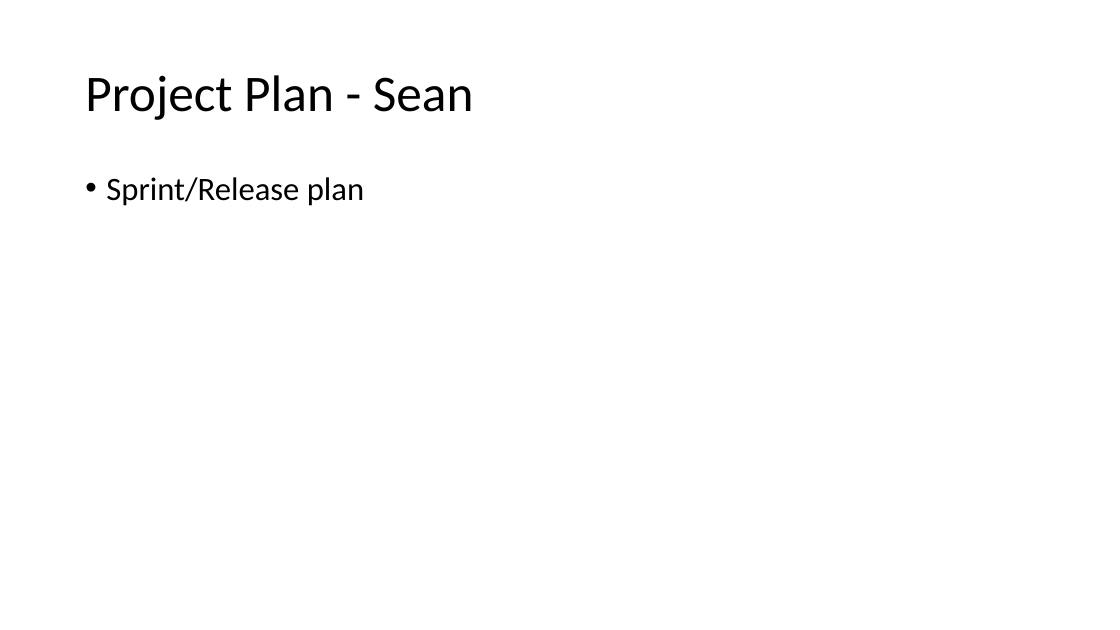
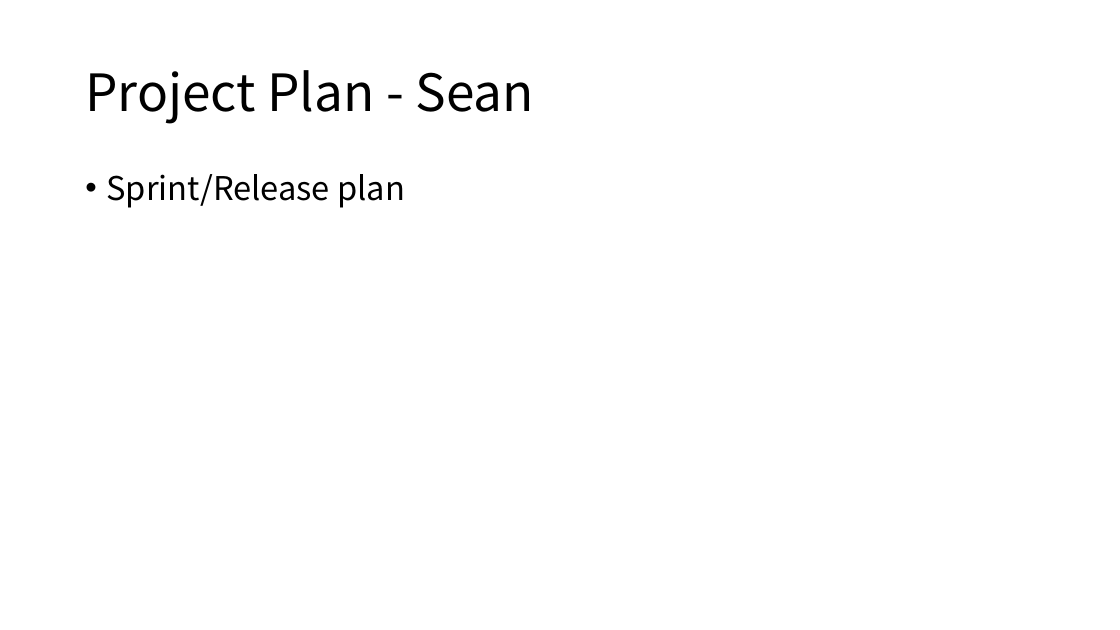
Before and after one commit to BrissyKim/group14, a slide deck: slide 6 of Capstone Management.pptx. Drawn at 1120x630 pixels with LibreOffice and Linux fonts; fonts in the diff are those of the drawing. Boxes give left, top, right and bottom in pixels: in the first picture for what was removed or moved away, otherwise in the second. Text is boxed around its words. In the diff, an @@ line names an element or a change of style, - is before the commit and + after.

```diff
--- a/Capstone Management.pptx
+++ b/Capstone Management.pptx
@@ title "Project Plan - Sean" at (85, 70, 533, 124): font Calibri to Noto Sans CJK KR @@
@@ text "Sprint/Release plan" at (106, 174, 405, 208): font Calibri to Noto Sans CJK KR @@
```
Also in this commit, not shown: 7 other slides changed, 5 slides added, 1 slide removed.
